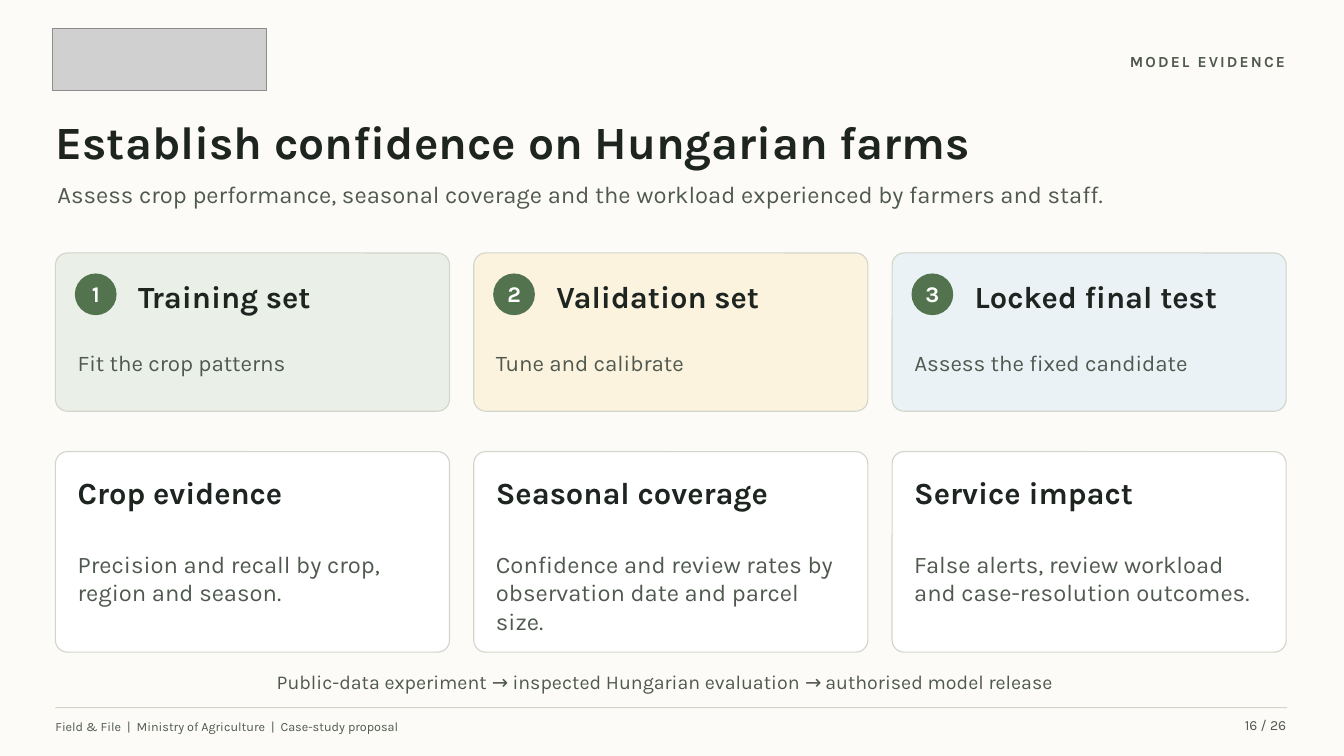
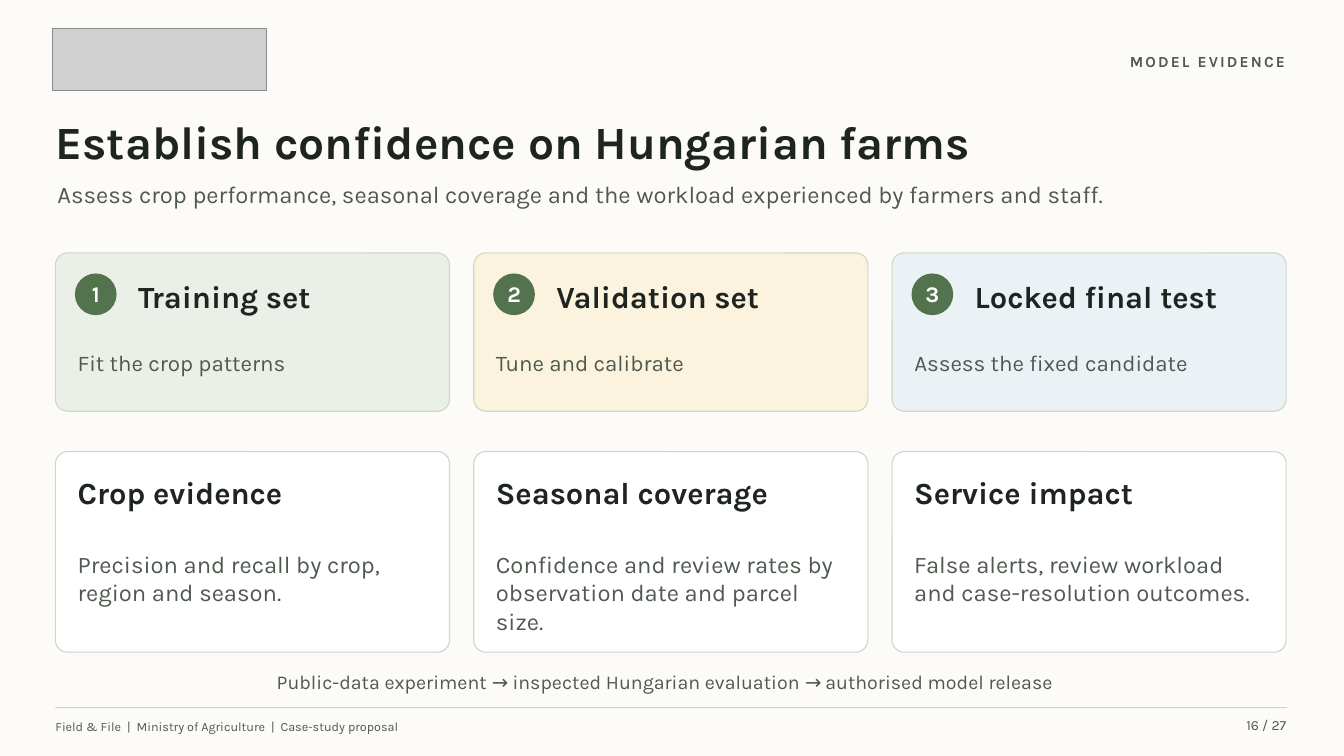
Before and after one commit to verboompj/ama, a slide deck: slide 16 of presentations/field-and-file/ministry-of-agriculture-v4.pptx. Drawn at 1344x756 pixels with LibreOffice and Linux fonts; fonts in the diff are those of the drawing; grey boxes stand for pictures. Boxes give left, top, right and bottom in pixels: in the first picture for what was removed or moved away, otherwise in the second. Text is boxed around its words. In the diff, an @@ line names an element or a change of style, - is before the commit and + after.

```diff
--- a/presentations/field-and-file/ministry-of-agriculture-v4.pptx
+++ b/presentations/field-and-file/ministry-of-agriculture-v4.pptx
@@ text at (1246, 721, 1287, 730): text changed @@
-16 / 26
+16 / 27
```
Also in this commit, not shown: 25 other slides changed, 1 slide added, 8 other files.
